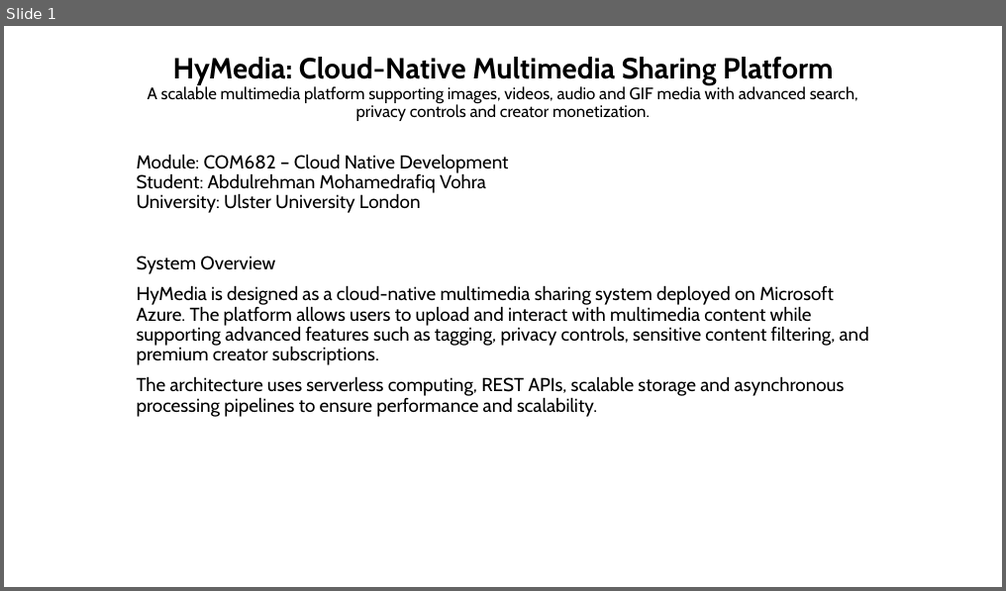
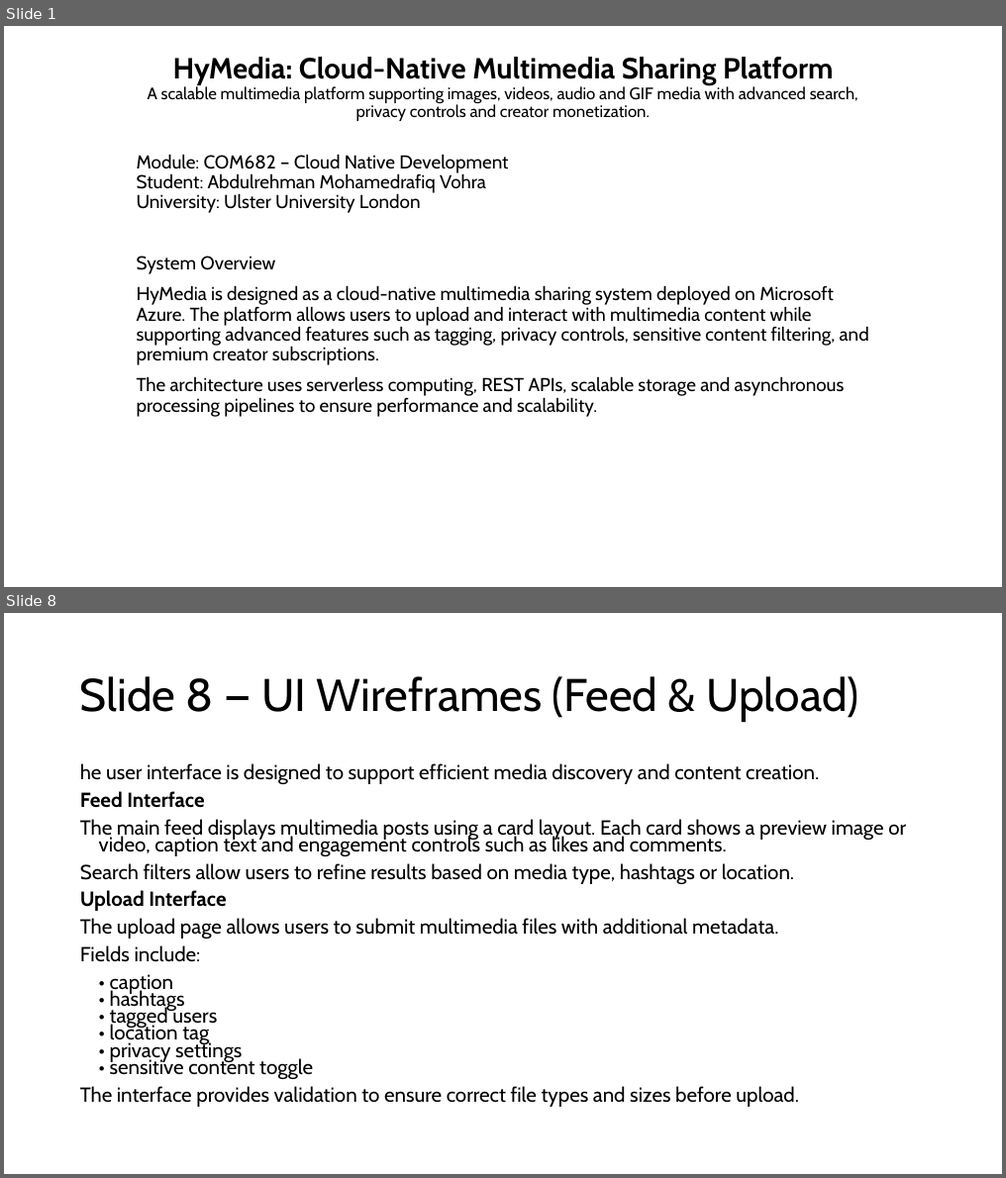
Before and after one commit to Abdulrehman-glitch/HyMedia, a slide deck: CW1_Submission.pptx. Shown one above the other, each under a label of ours: slide 1 before the commit, slides 1 and 8 after it; the slides between them are not shown. The pictures are 1006x591 and 1006x1178 pixels, drawn with LibreOffice and Linux fonts; fonts in the diff are those of the drawing. Boxes give left, top, right and bottom in pixels: in the first picture for what was removed or moved away, otherwise in the second. Text is boxed around its words. In the diff, an @@ line names an element or a change of style, - is before the commit and + after.

```diff
--- a/CW1_Submission.pptx
+++ b/CW1_Submission.pptx
@@ slide 8 added at (x1=4, y1=613, x2=1002, y2=1174), background #FFFFFF @@
@@ title added at (x1=80, y1=676, x2=858, y2=722), 44 pt, text #000000 @@
+Slide 8 — UI Wireframes (Feed & Upload)
@@ text added at (x1=80, y1=763, x2=906, y2=1107), 19.6 pt, text #000000 @@
+he user interface is designed to support efficient media discovery and content creation.
+Feed Interface
+The main feed displays multimedia posts using a card layout. Each card shows a preview image or video, caption text and engagement controls such as likes and comments.
+Search filters allow users to refine results based on media type, hashtags or location.
+Upload Interface
+The upload page allows users to submit multimedia files with additional metadata.
+Fields include:
+• caption
+• hashtags
+• tagged users
+• location tag
+• privacy settings
+• sensitive content toggle
+The interface provides validation to ensure correct file types and sizes before upload.
```
Also in this commit, not shown: 13 other slides added.
